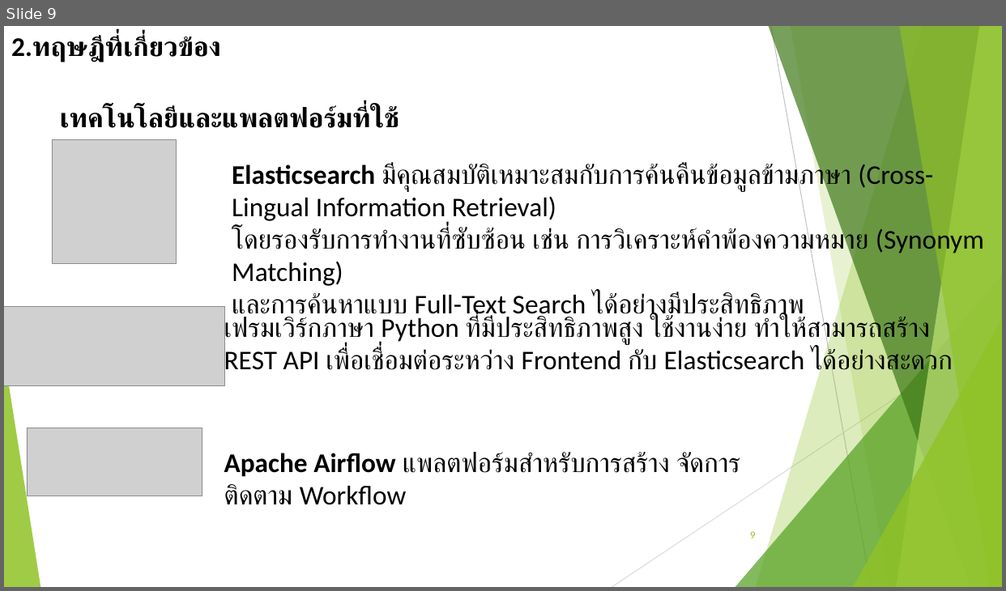
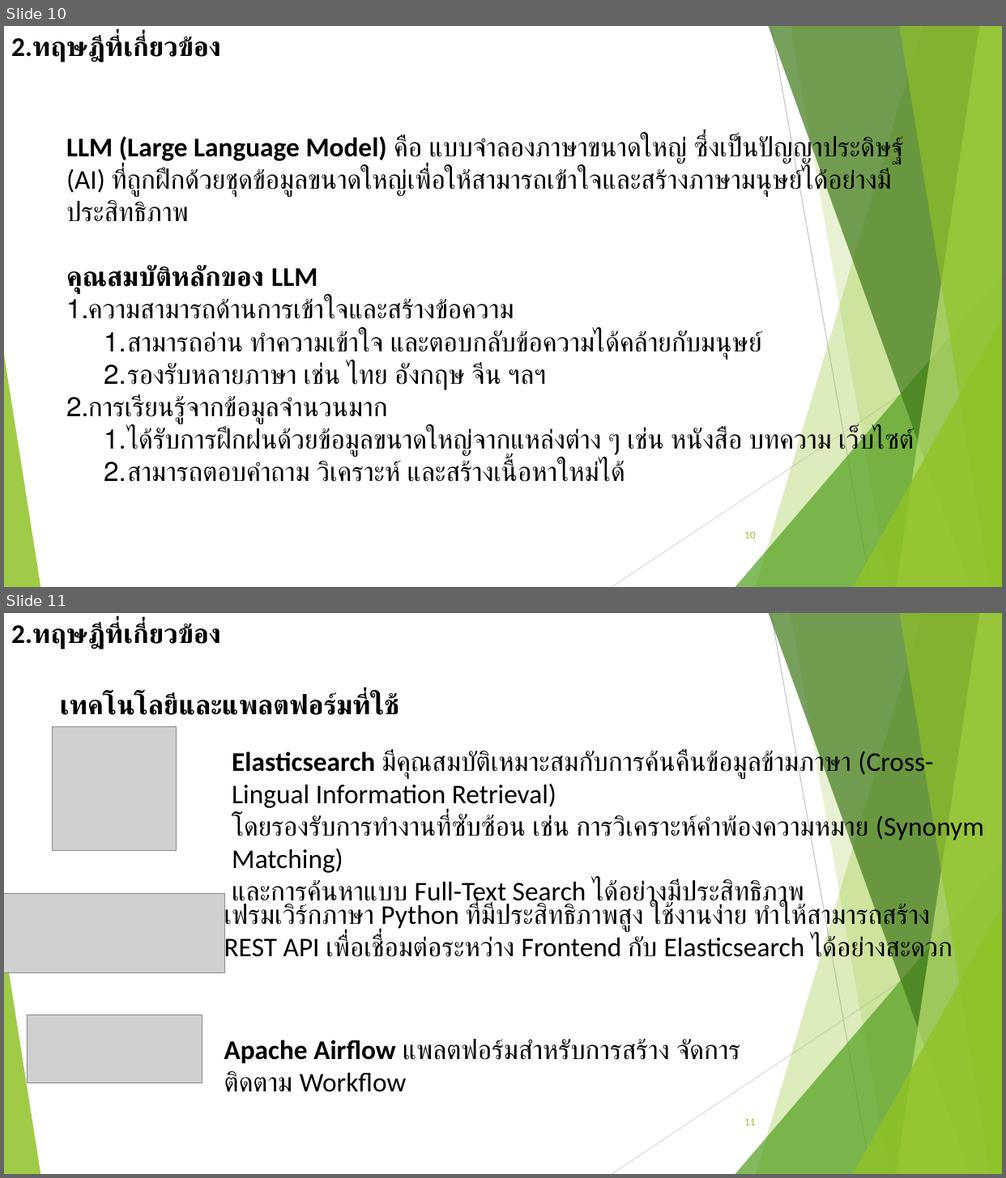
Before and after one commit to nanutnutna/thesis_ef, a slide deck: proposal/Proposal_v4 - Copy.pptx. Shown one above the other, each under a label of ours: slide 9 before the commit, slides 10 and 11 after it. The pictures are 1006x591 and 1006x1178 pixels, drawn with LibreOffice and Linux fonts; fonts in the diff are those of the drawing; grey boxes stand for pictures. Boxes give left, top, right and bottom in pixels: in the first picture for what was removed or moved away, otherwise in the second. Text is boxed around its words. In the diff, an @@ line names an element or a change of style, - is before the commit and + after.

```diff
--- a/proposal/Proposal_v4 - Copy.pptx
+++ b/proposal/Proposal_v4 - Copy.pptx
@@ slide 10 added at [4, 26, 1002, 587], background #FFFFFF; not listed: 10 template elements that a slide beside it also shows @@
@@ text added at [11, 34, 221, 62], 26 pt, text #000000, bold @@
+2.ทฤษฎีที่เกี่ยวข้อง
@@ text added at [66, 136, 914, 482], 26 pt, text #000000 @@
+LLM (Large Language Model) คือ แบบจำลองภาษาขนาดใหญ่ ซึ่งเป็นปัญญาประดิษฐ์ (AI) ที่ถูกฝึกด้วยชุดข้อมูลขนาดใหญ่เพื่อให้สามารถเข้าใจและสร้างภาษามนุษย์ได้อย่างมีประสิทธิภาพ
+คุณสมบัติหลักของ LLM
+1. ความสามารถด้านการเข้าใจและสร้างข้อความ
+  1. สามารถอ่าน ทำความเข้าใจ และตอบกลับข้อความได้คล้ายกับมนุษย์
+  2. รองรับหลายภาษา เช่น ไทย อังกฤษ จีน ฯลฯ
+2. การเรียนรู้จากข้อมูลจำนวนมาก
+  1. ได้รับการฝึกฝนด้วยข้อมูลขนาดใหญ่จากแหล่งต่าง ๆ เช่น หนังสือ บทความ เว็บไซต์
+  2. สามารถตอบคำถาม วิเคราะห์ และสร้างเนื้อหาใหม่ได้
@@ page number added at [744, 531, 755, 539], 9 pt, text #90C226 @@
+10
@@ what was slide 9 is now slide 11 @@
@@ page number at [744, 1118, 755, 1126]: text changed @@
-9
+11
```
Also in this commit, not shown: 4 slides changed, 1 other slide added, 1 other file.
